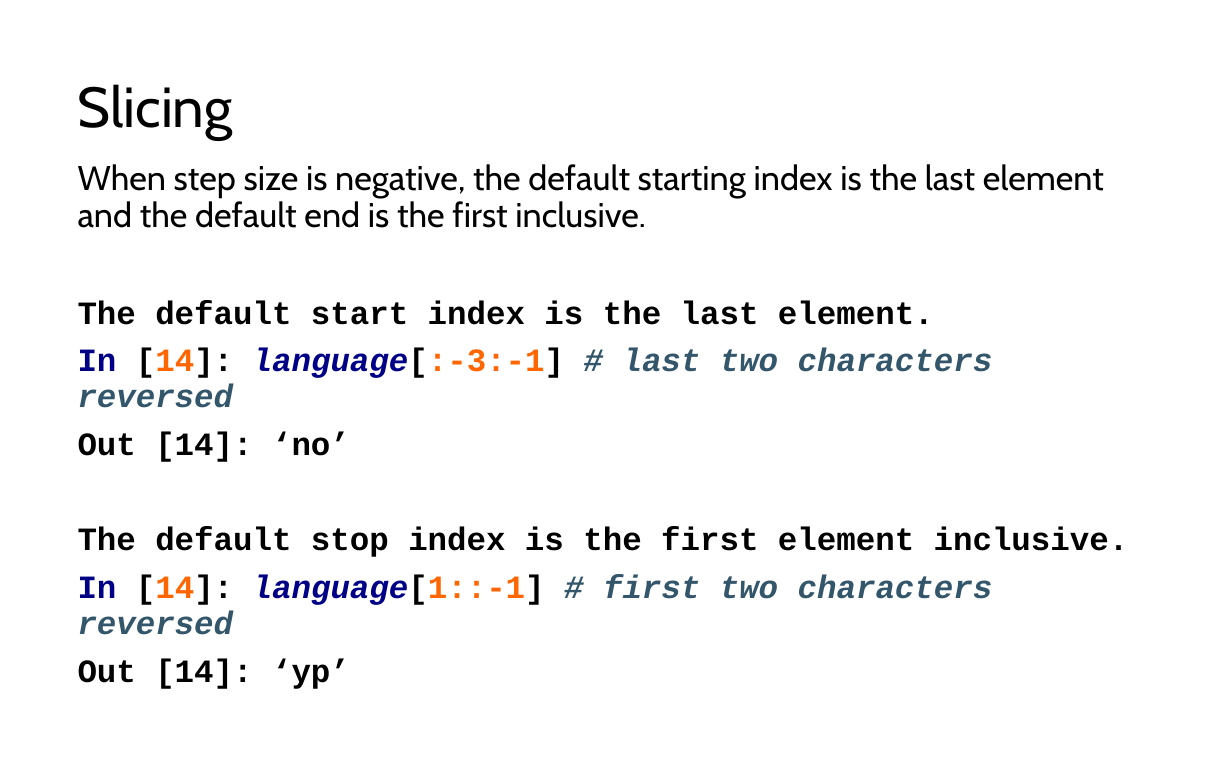
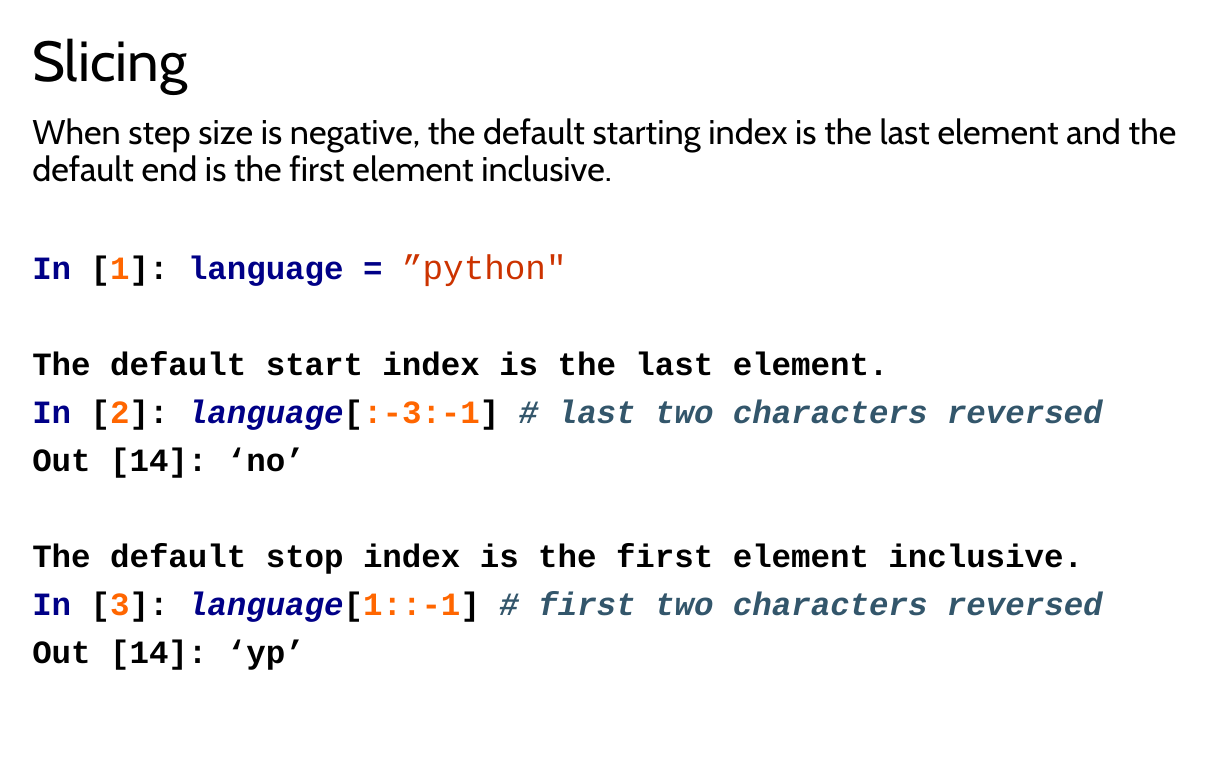
Before and after one commit to LongBaoNguyen/longbaonguyen.github.io, a slide deck: slide 12 of courses/apcsp/lect7.pptx (slide 11 before the commit). Drawn at 1232x770 pixels with LibreOffice and Linux fonts; fonts in the diff are those of the drawing. Boxes give left, top, right and bottom in pixels: in the first picture for what was removed or moved away, otherwise in the second. Text is boxed around its words. In the diff, an @@ line names an element or a change of style, - is before the commit and + after.

```diff
--- a/courses/apcsp/lect7.pptx
+++ b/courses/apcsp/lect7.pptx
@@ title "Slicing": place and size @@
-title "Slicing" at bbox=[78, 84, 233, 140]
+title "Slicing" at bbox=[32, 38, 187, 94]
@@ text "When step size is negative, ...": place and size @@
-text "When step size is negative, ..." at bbox=[78, 164, 1129, 689]
+text "When step size is negative, ..." at bbox=[32, 118, 1177, 670]
@@ text at bbox=[32, 118, 1177, 286]: text changed @@
-When step size is negative, the default starting index is the last element and the default end is the first inclusive.
+When step size is negative, the default starting index is the last element and the default end is the first element inclusive.
+In [1]: language = ”python"
@@ text at bbox=[32, 399, 1103, 430]: text changed @@
-In [14]: language[:-3:-1] # last two characters reversed
+In [2]: language[:-3:-1] # last two characters reversed
@@ text at bbox=[32, 591, 1103, 622]: text changed @@
-In [14]: language[1::-1] # first two characters reversed
+In [3]: language[1::-1] # first two characters reversed
```
Also in this commit, not shown: 16 other slides changed, 2 slides added, 3 other files.
